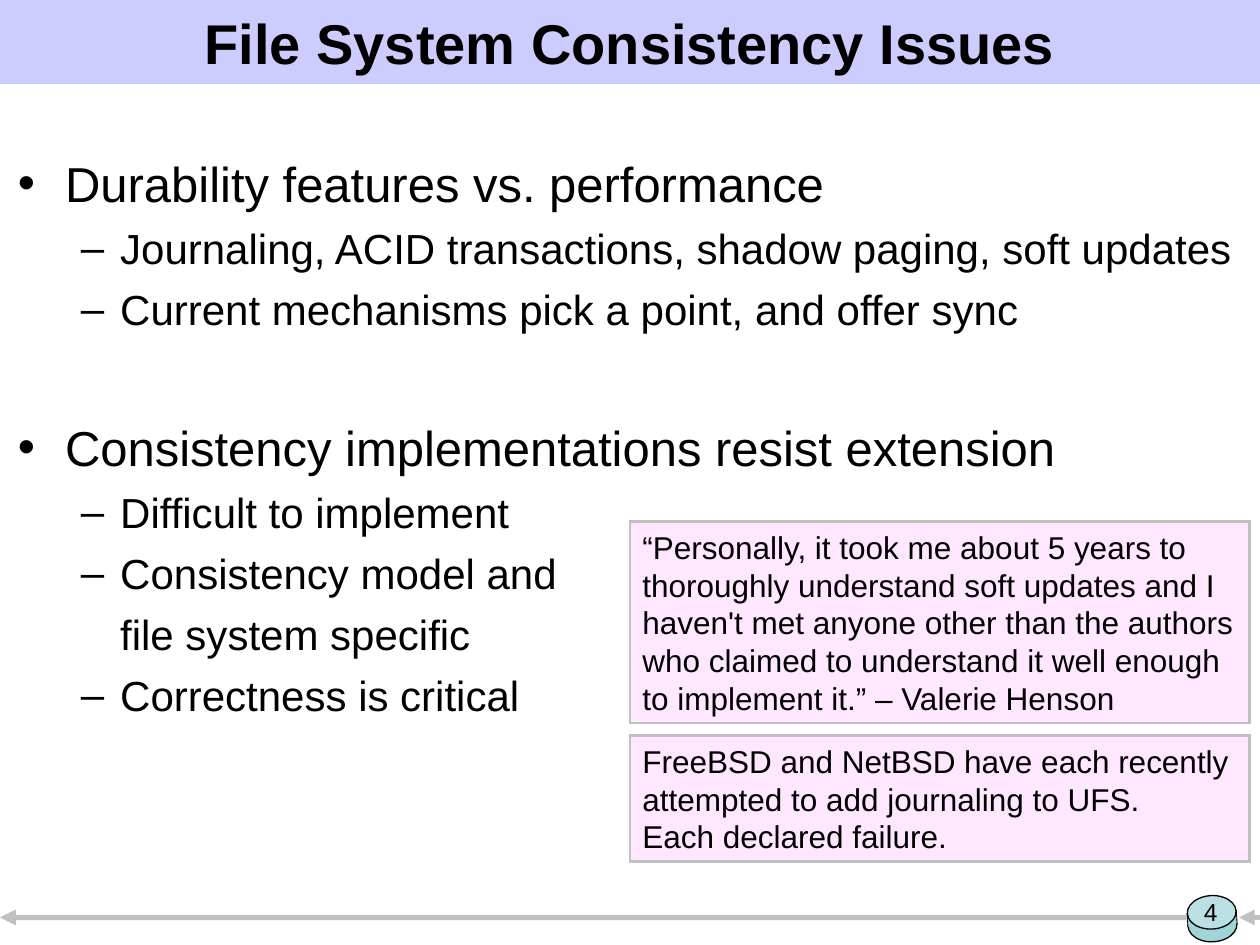
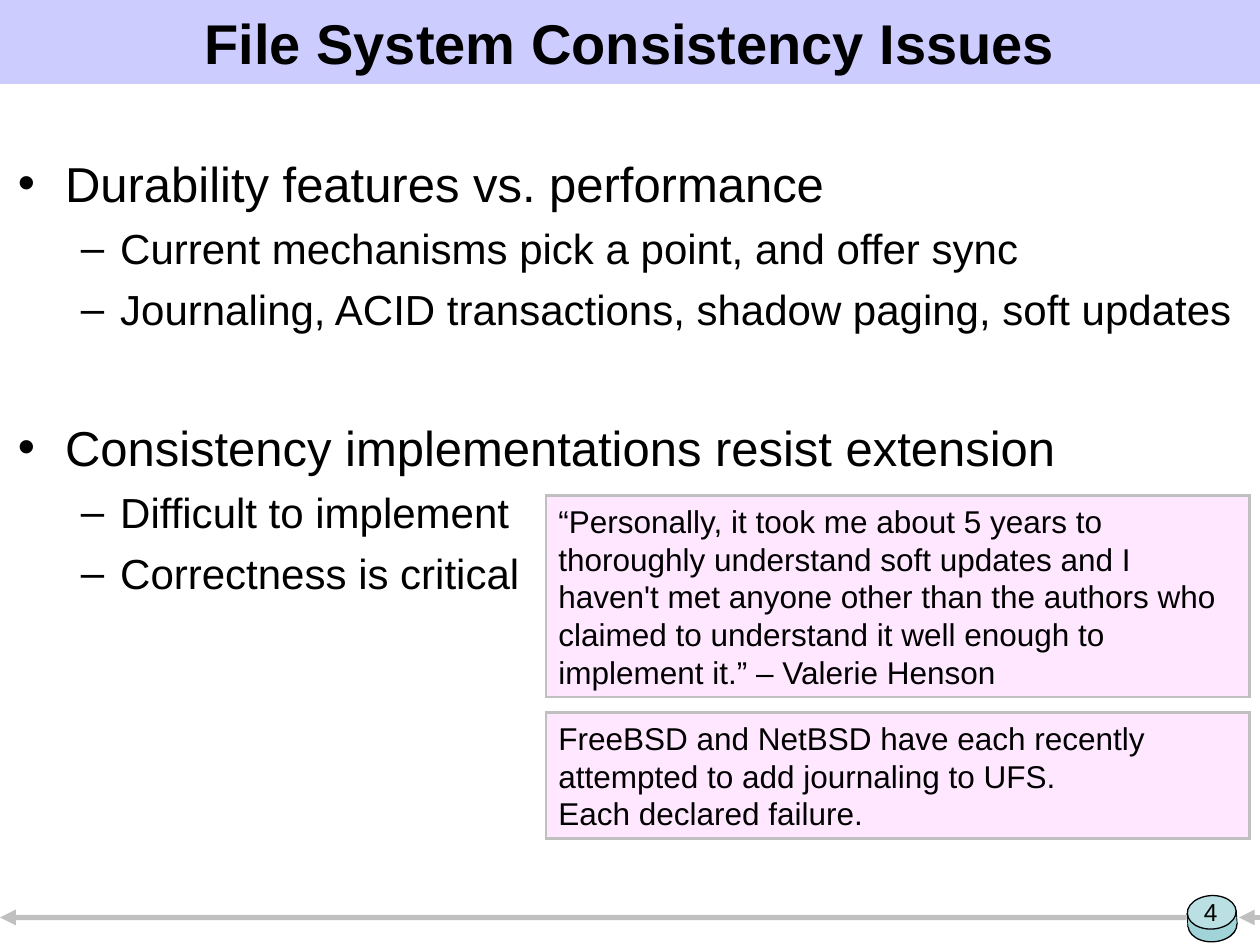
Before and after one commit to ucla-readable/fstitch-doc, a slide deck: slide 4 of sosp/pres.ppt. Drawn at 1260x945 pixels with LibreOffice and Linux fonts; fonts in the diff are those of the drawing. Boxes give left, top, right and bottom in pixels: in the first picture for what was removed or moved away, otherwise in the second. Text is boxed around its words. In the diff, an @@ line names an element or a change of style, - is before the commit and + after.

Commit message:
Revert to e48819c1fccedc65bc6fd3e7aae8819ba793f86e (Remove crash todo...) to move from thin back to thick patches.

```diff
--- a/sosp/pres.ppt
+++ b/sosp/pres.ppt
@@ text at <box>120,233,1018,273</box>: paragraph added @@
+  – Current mechanisms pick a point, and offer sync
@@ text at <box>120,294,1018,334</box>: paragraph removed @@
-  – Current mechanisms pick a point, and offer sync
@@ rectangle "“Personally, it took me about ...": place and size @@
-rectangle "“Personally, it took me about ..." at <box>630,522,1250,723</box>
+rectangle "“Personally, it took me about ..." at <box>546,495,1249,697</box>
@@ text at <box>120,558,557,659</box>: paragraphs removed @@
-  – Consistency model and
-  file system specific
@@ rectangle "FreeBSD and NetBSD have each ...": place and size @@
-rectangle "FreeBSD and NetBSD have each ..." at <box>630,736,1250,862</box>
+rectangle "FreeBSD and NetBSD have each ..." at <box>546,712,1249,838</box>
```
Also in this commit, not shown: 18 other slides changed, 2 slides added, 1 slide removed.
